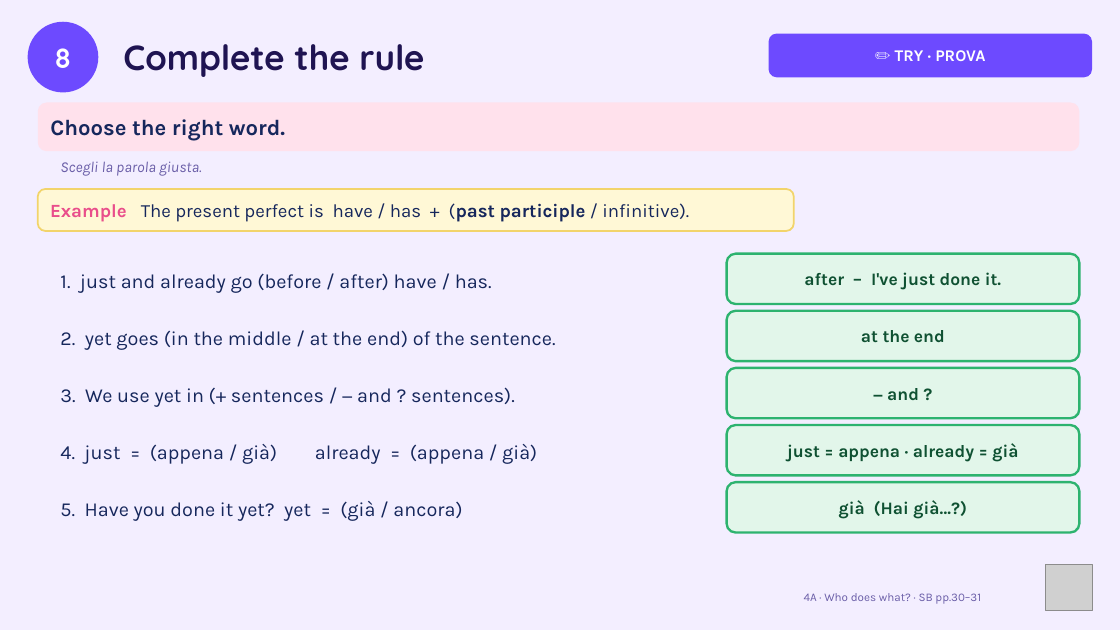
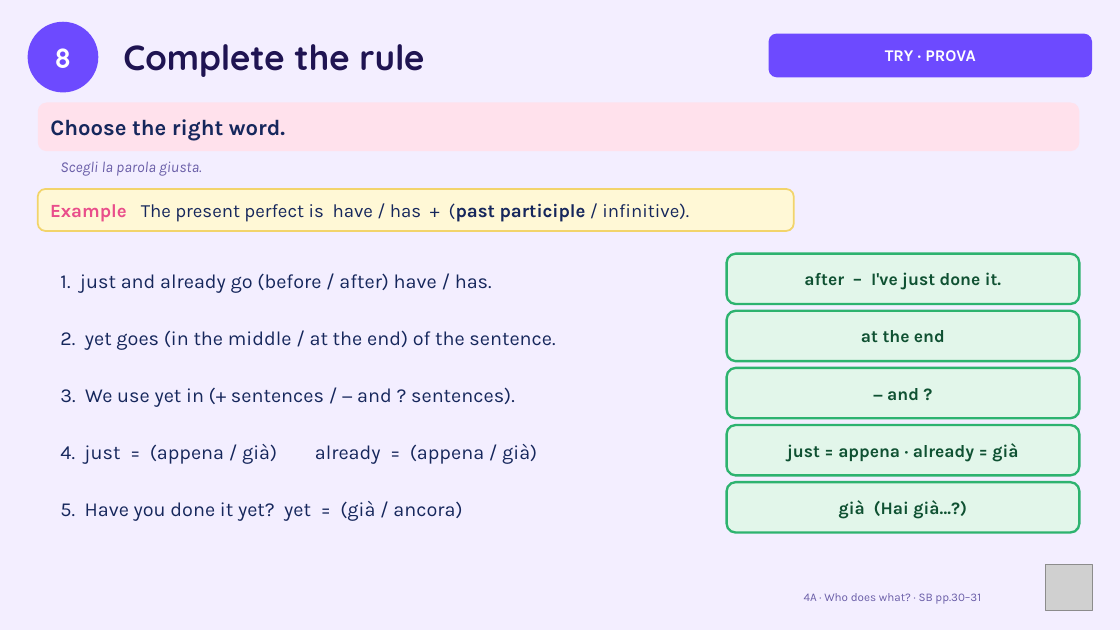
Before and after one commit to londonlanguageschool/Bagheria-, a slide deck: slide 8 of materials/A2/A2_4A_Who_does_what.pptx. Drawn at 1120x630 pixels with LibreOffice and Linux fonts; fonts in the diff are those of the drawing; grey boxes stand for pictures. Boxes give left, top, right and bottom in pixels: in the first picture for what was removed or moved away, otherwise in the second. Text is boxed around its words. In the diff, an @@ line names an element or a change of style, - is before the commit and + after.

```diff
--- a/materials/A2/A2_4A_Who_does_what.pptx
+++ b/materials/A2/A2_4A_Who_does_what.pptx
@@ text in rounded rectangle at [885, 50, 975, 61]: text changed @@
-✏️ TRY · PROVA
+TRY · PROVA
```
Also in this commit, not shown: 13 other slides changed, 3 slides added, 2 slides removed, 3 other files.
